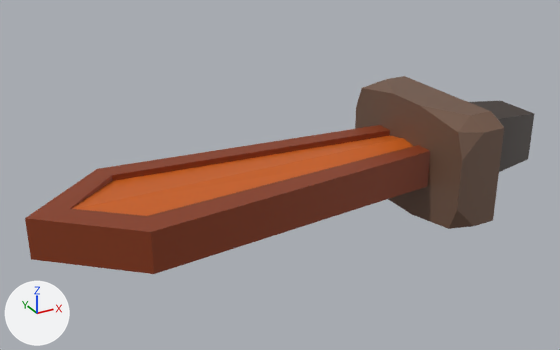
The Blender file assets/model/item/weapons/starter_weapon/starter_weapon.blend, before and after one commit.
Rendered twice from a 50 mm lens placed at (-0.571, -0.938, 0.481), pointed at (-0.043, 0.022, 0.001). The lights are fixed; the arrows at lower left show +X, +Y and +Z.

In view in the first picture: 'Sword'.
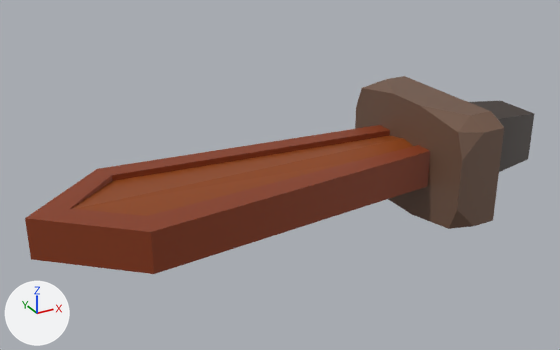
Pixel boxes [x1, y1, x2, y2] of what changed, in the pictures (560 x 350 px):
```json
{"object": "Sword", "change": "recoloured", "before": [70, 131, 415, 219], "after": [70, 131, 415, 219], "on screen": "orange to brown"}
```

Scene script edits in JSON lines:
```json
{"op": "set", "path": "mat_woodlight.base_color", "old": "(0.6, 0.113, 0.00504)", "new": "(0.277, 0.0556, 0.00336)", "note": "orange #cb5e10 -> brown #90430b"}
```
